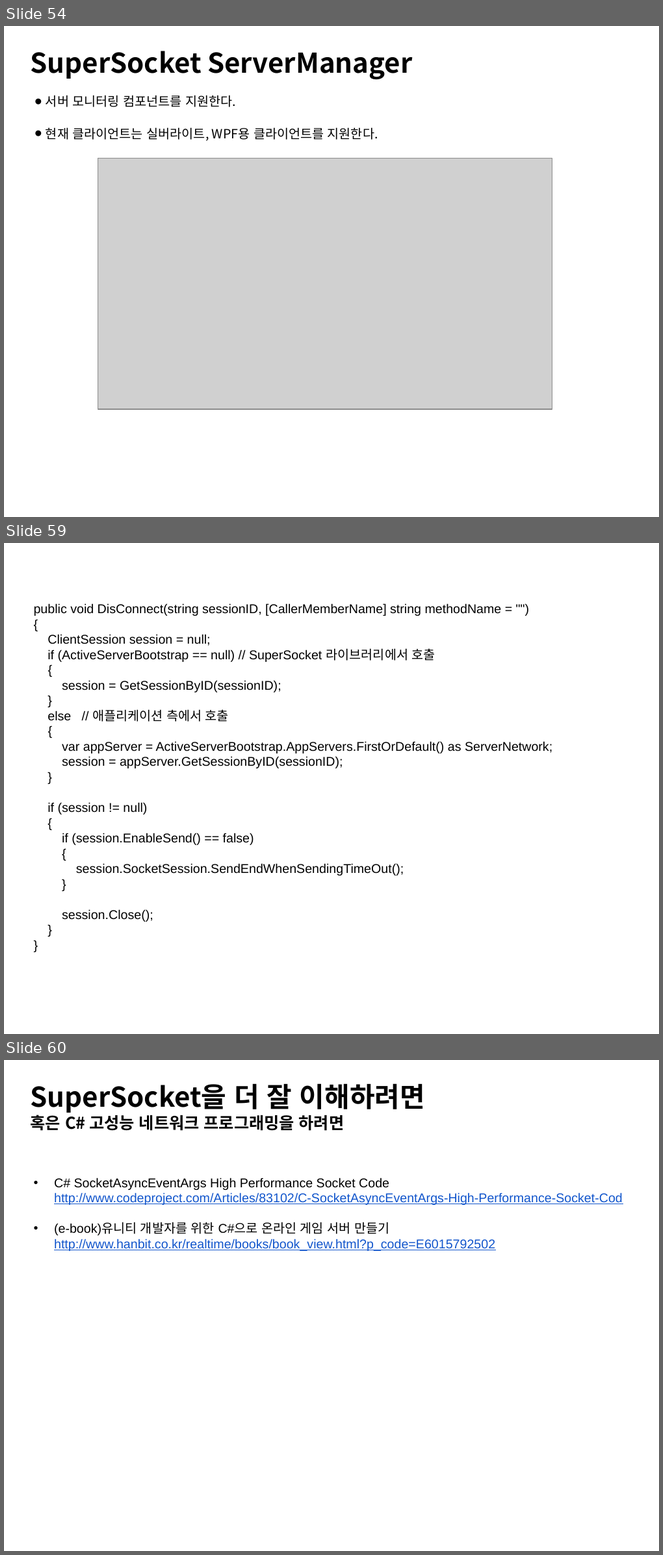
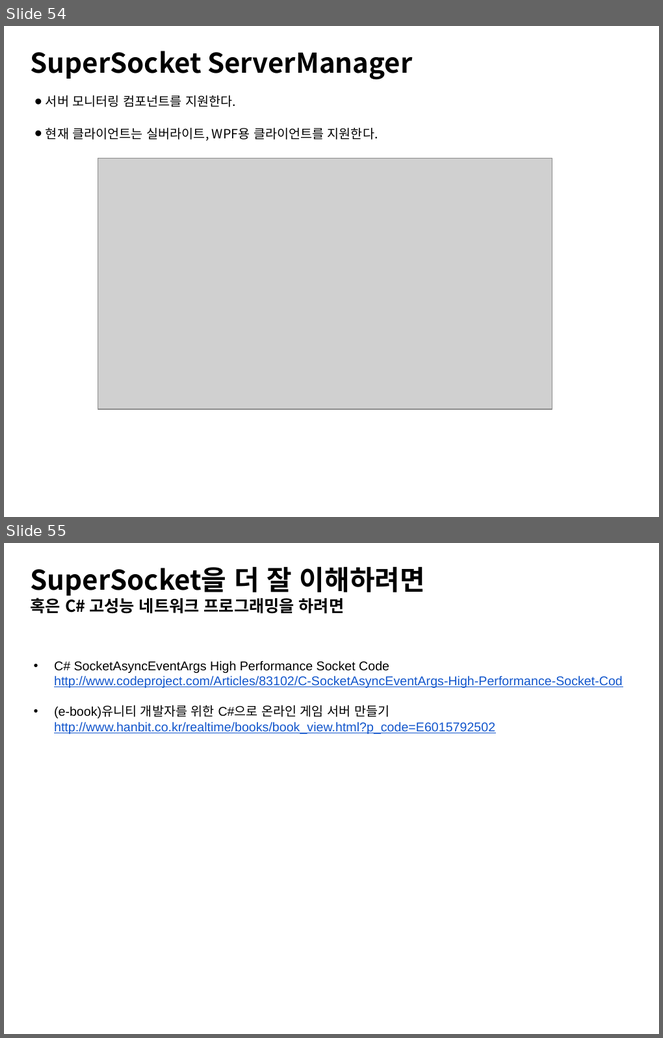
Before and after one commit to jacking75/conf_kgc2016_SuperSocket, a slide deck: {KGC2016]오픈소스 네트워크 엔진 SuperSocket 사용하기.pptx. Shown one above the other, each under a label of ours: slides 54, 59 and 60 before the commit, slides 54 and 55 after it; the slides between them are not shown. The pictures are 663x1555 and 663x1038 pixels, drawn with LibreOffice and Linux fonts; fonts in the diff are those of the drawing; grey boxes stand for pictures. Boxes give left, top, right and bottom in pixels: in the first picture for what was removed or moved away, otherwise in the second. Text is boxed around its words. In the diff, an @@ line names an element or a change of style, - is before the commit and + after.

```diff
--- a/{KGC2016]오픈소스 네트워크 엔진 SuperSocket 사용하기.pptx
+++ b/{KGC2016]오픈소스 네트워크 엔진 SuperSocket 사용하기.pptx
@@ slide 59 removed at box(4, 543, 659, 1034), background #FFFFFF @@
@@ text removed at box(34, 603, 553, 922) @@
-public void DisConnect(string sessionID, [CallerMemberName] string methodName = "")
-{
-ClientSession session = null;
-if (ActiveServerBootstrap == null) // SuperSocket 라이브러리에서 호출
-{
-session = GetSessionByID(sessionID);
-}
-else // 애플리케이션 측에서 호출
-{
-var appServer = ActiveServerBootstrap.AppServers.FirstOrDefault() as ServerNetwork;
-session = appServer.GetSessionByID(sessionID);
-}
-if (session != null)
-{
-if (session.EnableSend() == false)
-{
-session.SocketSession.SendEndWhenSendingTimeOut();
-}
-session.Close();
-}
-}
@@ what was slide 60 is now slide 55 @@
```
Also in this commit, not shown: 4 slides changed, 1 slide added, 4 other slides removed.
